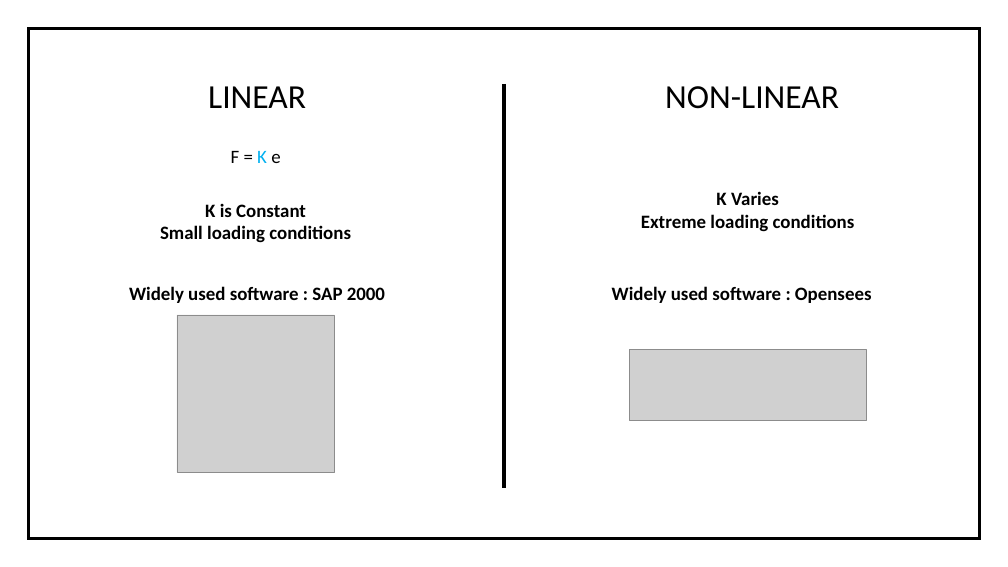
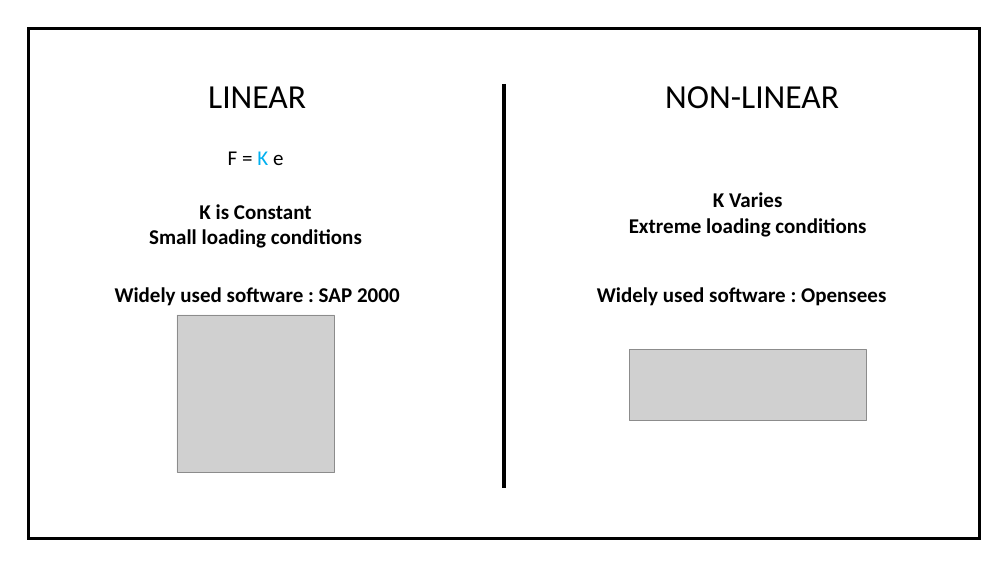
Before and after one commit to imsuneth/FEM, a slide deck: slide 5 of Documentations/Mid evaluation presentation/FINITE ELEMENT BASED STRUCTURAL ANALYSIS.pptx. Drawn at 1008x567 pixels with LibreOffice and Linux fonts; fonts in the diff are those of the drawing; grey boxes stand for pictures. Boxes give left, top, right and bottom in pixels: in the first picture for what was removed or moved away, otherwise in the second. Text is boxed around its words. In the diff, an @@ line names an element or a change of style, - is before the commit and + after.

```diff
--- a/Documentations/Mid evaluation presentation/FINITE ELEMENT BASED STRUCTURAL ANALYSIS.pptx
+++ b/Documentations/Mid evaluation presentation/FINITE ELEMENT BASED STRUCTURAL ANALYSIS.pptx
@@ size 18 to 20 pt in 5 elements at (x1=149, y1=204, x2=362, y2=248), (x1=629, y1=192, x2=866, y2=237), (x1=228, y1=151, x2=283, y2=165), (x1=597, y1=287, x2=886, y2=306), (x1=115, y1=287, x2=400, y2=306) @@
@@ text "Widely used software : SAP ..." moved from (x1=129, y1=286, x2=385, y2=303) to (x1=115, y1=287, x2=400, y2=306) @@
@@ text "Widely used software : Opensees" moved from (x1=612, y1=286, x2=872, y2=303) to (x1=597, y1=287, x2=886, y2=306) @@
```
Also in this commit, not shown: 7 other slides changed, 2 slides added, 6 other files.
